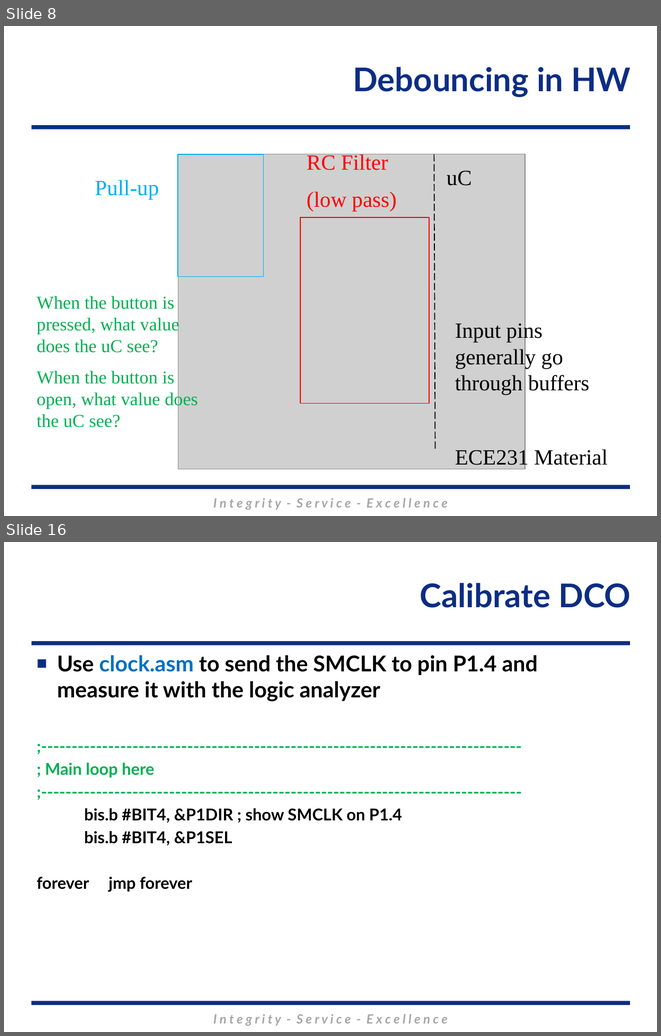
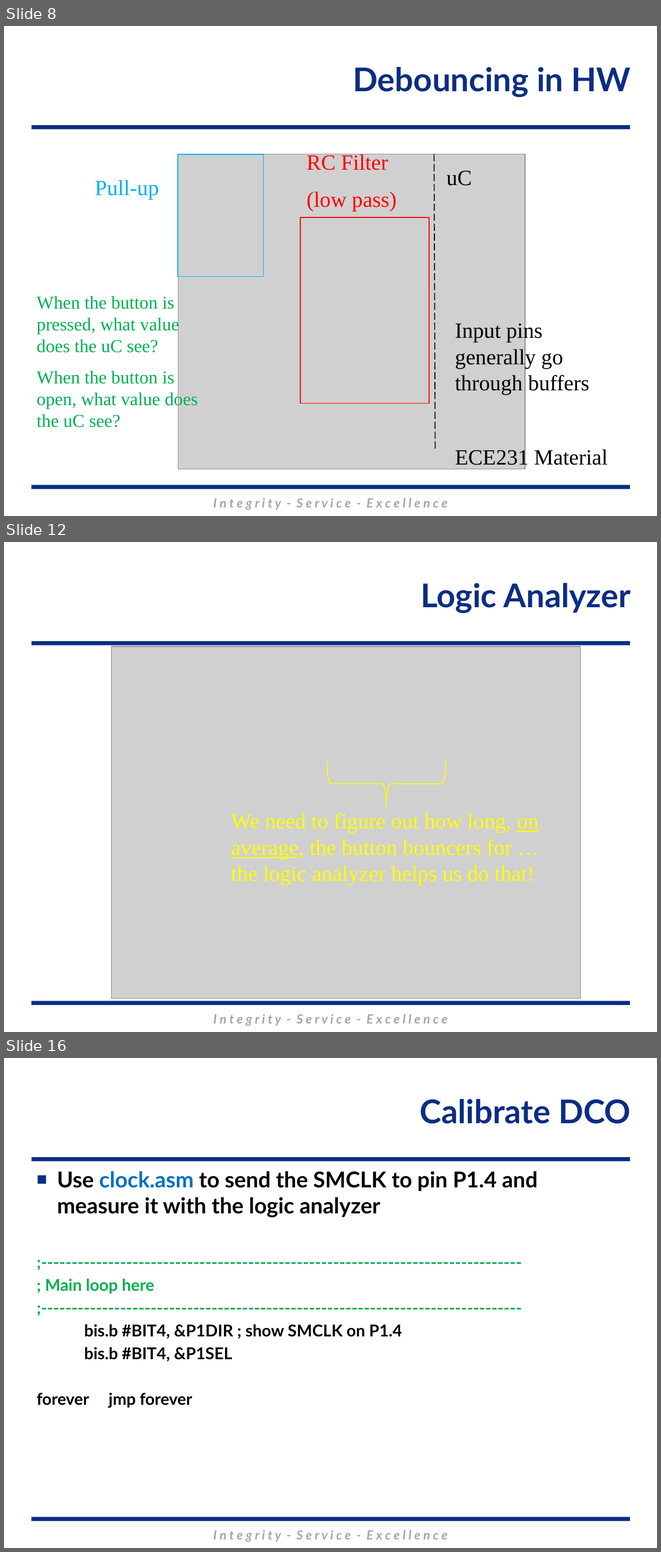
Before and after one commit to MarsUniversity/ECE382, a slide deck: source/lessons/lsn14-15/Lsn14-15.pptx. Shown one above the other, each under a label of ours: slides 8 and 16 before the commit, slides 8, 12 and 16 after it; the slides between them are not shown. The pictures are 661x1036 and 661x1552 pixels, drawn with LibreOffice and Linux fonts; fonts in the diff are those of the drawing; grey boxes stand for pictures; background and template pictures are left out. Boxes give left, top, right and bottom in pixels: in the first picture for what was removed or moved away, otherwise in the second. Text is boxed around its words. In the diff, an @@ line names an element or a change of style, - is before the commit and + after.

```diff
--- a/source/lessons/lsn14-15/Lsn14-15.pptx
+++ b/source/lessons/lsn14-15/Lsn14-15.pptx
@@ slide 12 added at <box>4,542,657,1032</box>, background #FFFFFF; not listed: 3 template elements that a slide beside it also shows @@
@@ title added at <box>421,583,631,613</box>, 36 pt, text #0C2D83, bold @@
+Logic Analyzer
@@ picture added at <box>112,646,581,998</box> @@
@@ right brace added at <box>327,760,445,807</box>, outline #FFFF00 1 pt @@
@@ text added at <box>231,813,539,885</box>, 24 pt, text #FFFF00 @@
+We need to figure out how long, on average, the button bouncers for … the logic analyzer helps us do that!
```
Also in this commit, not shown: 7 slides changed, 1 slide removed, 7 other files.
